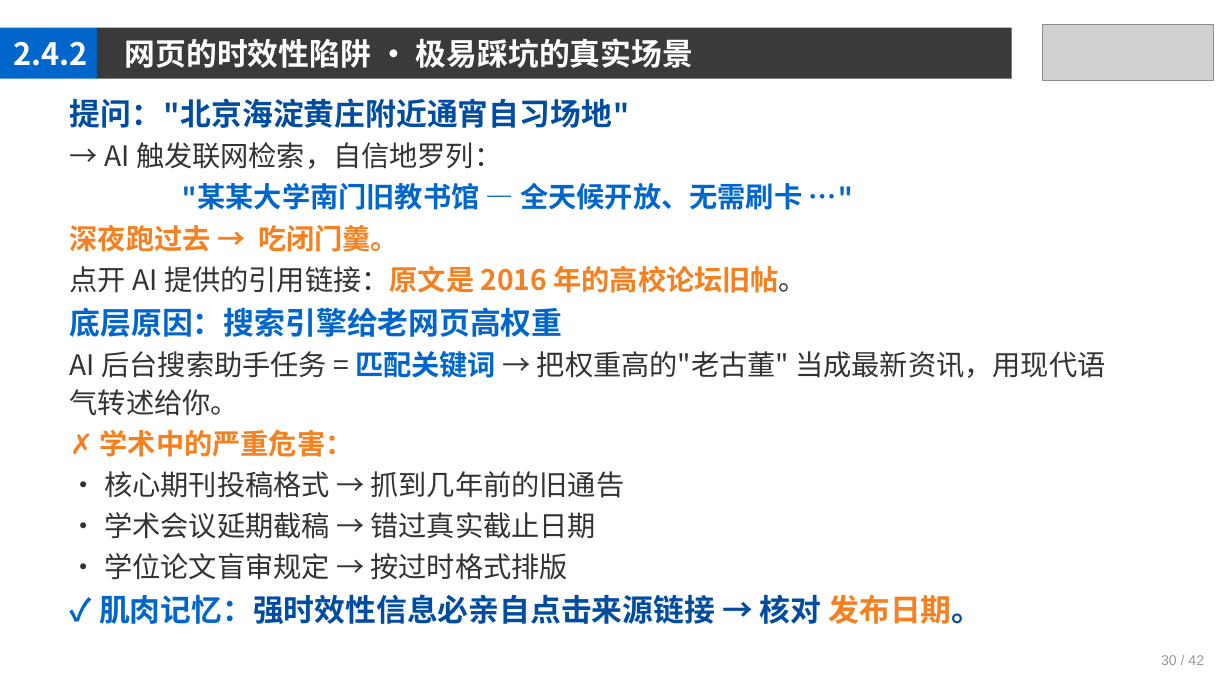
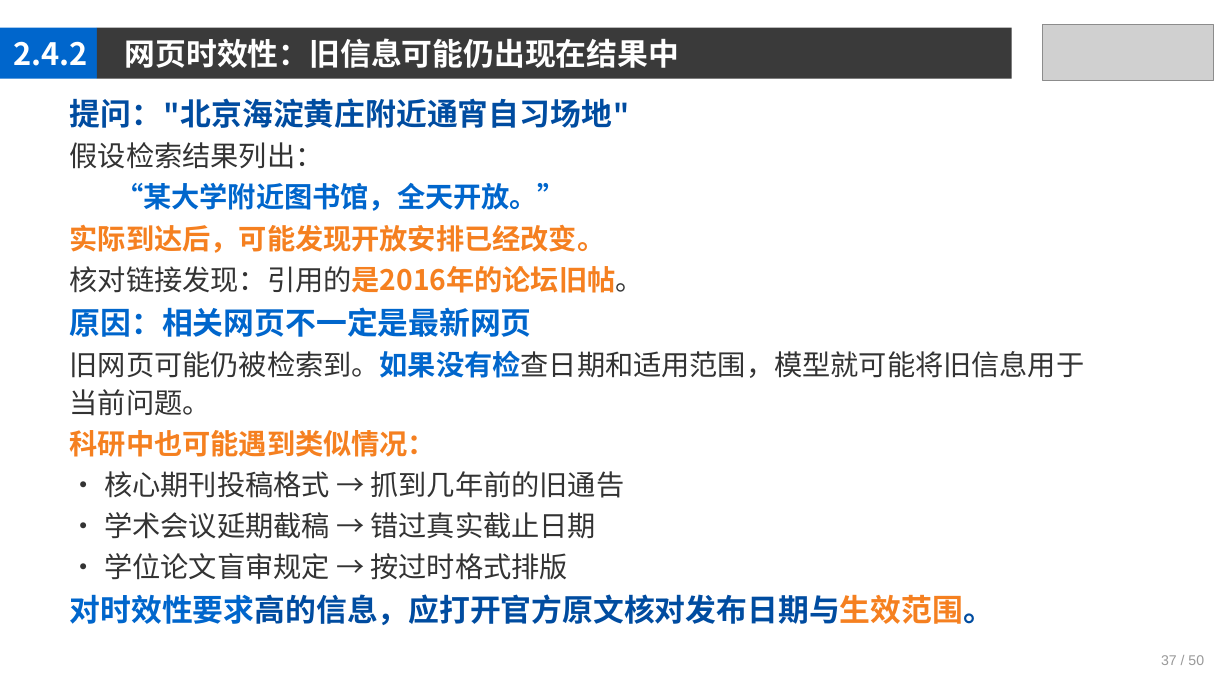
Before and after one commit to jpqiang/AIGC, a slide deck: slide 37 of 课件/第2章.pptx. Drawn at 1232x693 pixels with LibreOffice and Linux fonts; fonts in the diff are those of the drawing; grey boxes stand for pictures. Boxes give left, top, right and bottom in pixels: in the first picture for what was removed or moved away, otherwise in the second. Text is boxed around its words. In the diff, an @@ line names an element or a change of style, - is before the commit and + after.

```diff
--- a/课件/第2章.pptx
+++ b/课件/第2章.pptx
@@ text at bbox=[125, 38, 679, 68]: text changed @@
-网页的时效性陷阱 · 极易踩坑的真实场景
+网页时效性：旧信息可能仍出现在结果中
@@ text at bbox=[70, 142, 1085, 457]: text changed @@
-→ AI 触发联网检索，自信地罗列：
-"某某大学南门旧教书馆 — 全天候开放、无需刷卡 …"
-深夜跑过去 → 吃闭门羹。
-点开 AI 提供的引用链接：原文是 2016 年的高校论坛旧帖。
-底层原因：搜索引擎给老网页高权重
-AI 后台搜索助手任务 = 匹配关键词 → 把权重高的"老古董" 当成最新资讯，用现代语气转述给你。
-✗ 学术中的严重危害：
+假设检索结果列出：
+“某大学附近图书馆，全天开放。”
+实际到达后，可能发现开放安排已经改变。
+核对链接发现：引用的是2016年的论坛旧帖。
+原因：相关网页不一定是最新网页
+旧网页可能仍被检索到。如果没有检查日期和适用范围，模型就可能将旧信息用于当前问题。
+科研中也可能遇到类似情况：
@@ text at bbox=[70, 594, 994, 625]: text changed @@
-✓ 肌肉记忆：强时效性信息必亲自点击来源链接 → 核对 发布日期。
+对时效性要求高的信息，应打开官方原文核对发布日期与生效范围。
@@ text at bbox=[1161, 655, 1204, 665]: text changed @@
-30 / 42
+37 / 50
```
Also in this commit, not shown: 47 other slides changed.
